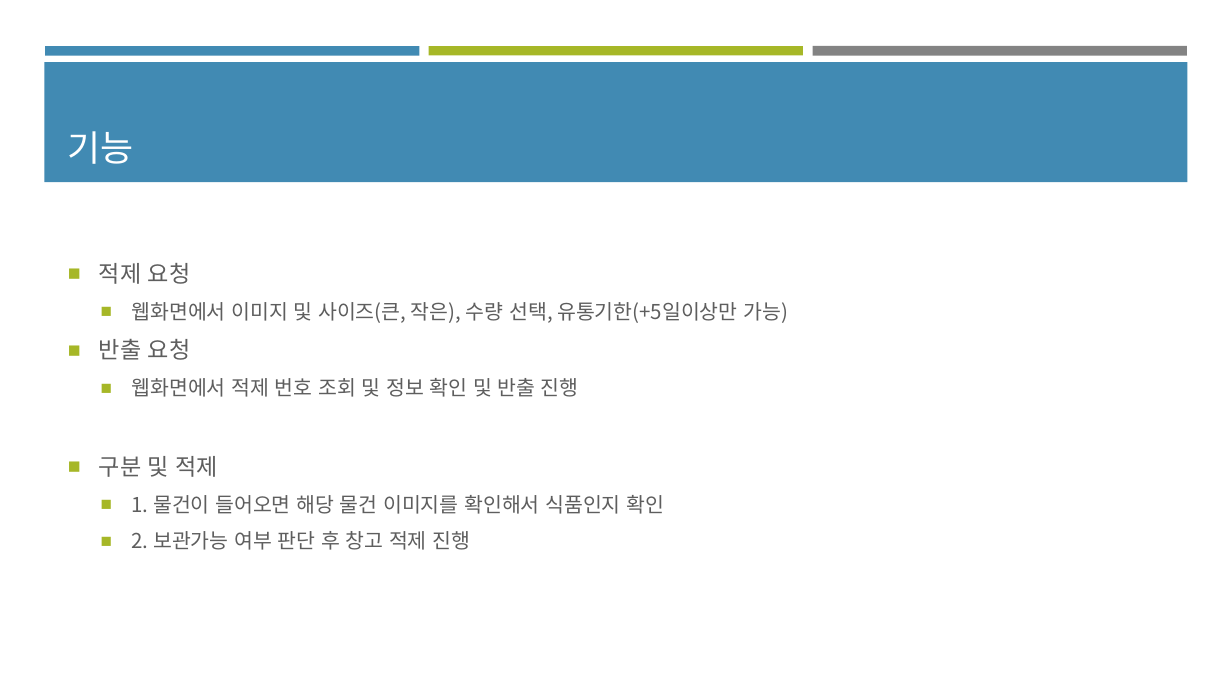
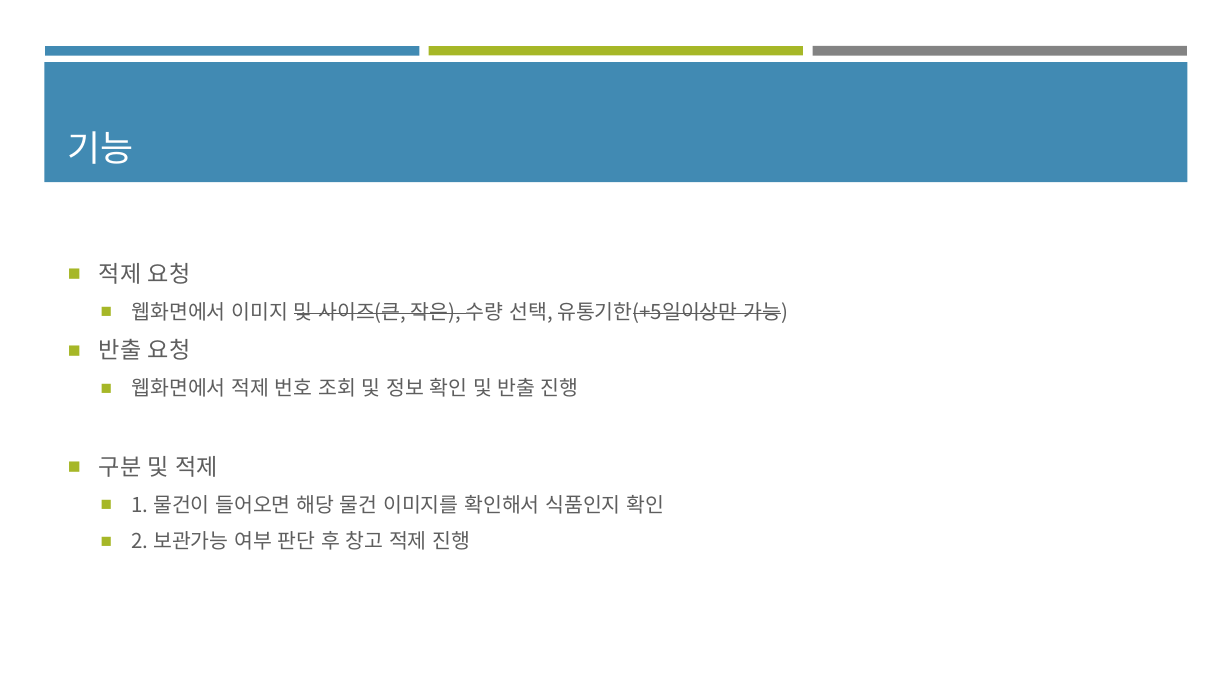
Before and after one commit to mkim0203/yolo_mini_project, a slide deck: slide 9 of 창고관리.pptx. Drawn at 1232x693 pixels with LibreOffice and Linux fonts; fonts in the diff are those of the drawing. Boxes give left, top, right and bottom in pixels: in the first picture for what was removed or moved away, otherwise in the second. Text is boxed around its words. In the diff, an @@ line names an element or a change of style, - is before the commit and + after.

Commit message:
이미지 modal 추가

```diff
--- a/창고관리.pptx
+++ b/창고관리.pptx
@@ text at (132, 302, 788, 323): strikethrough on in "및 사이즈(큰, 작은), 유통기한(+5일이상만 가능)" @@
```
Also in this commit, not shown: 3 other slides changed, 8 other files.
